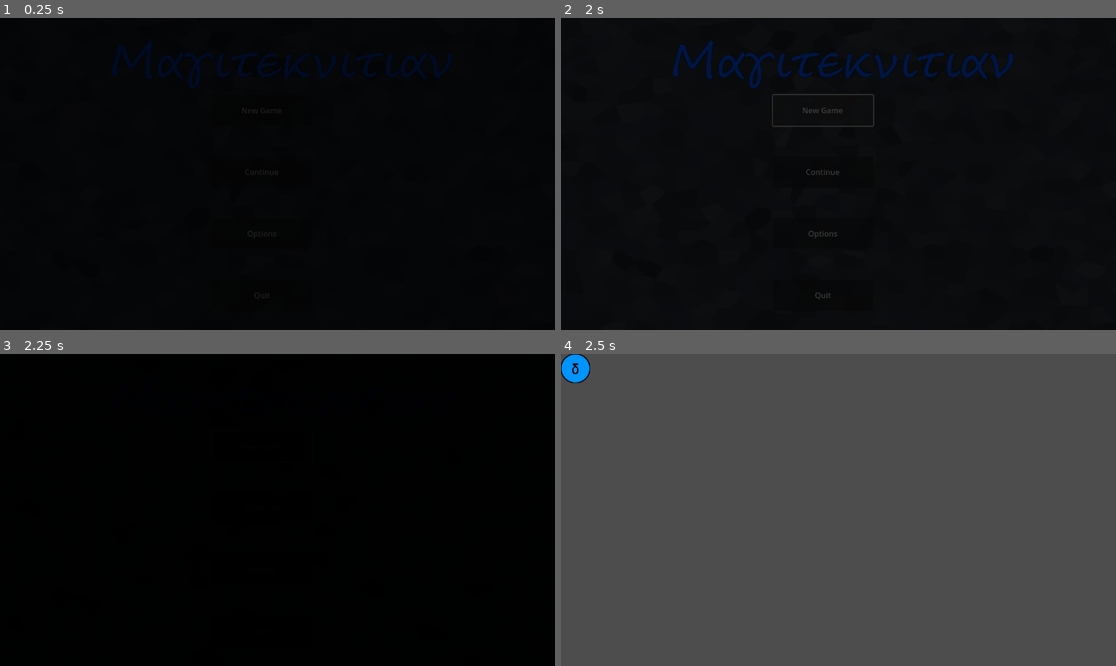
Above: before the commit, frames 1-4 (two rows, left to right).
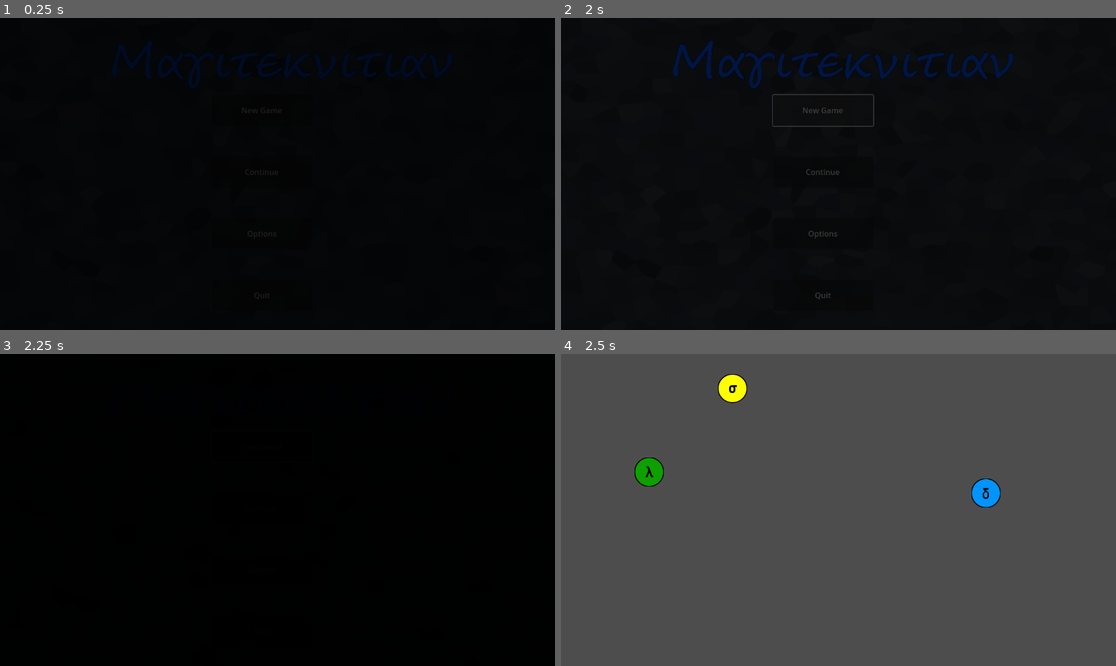
Above: after the commit, the same moments.

Repository: gamma2653/Magiteknician
Game: Godot game, scene res://magiteknician/menus/main_menu.tscn
Two runs of this game, one before a commit and one after it. Both use one fixed random seed, a clock stepped at 60 frames per second and the inputs below.
Inputs:
- Up to frame 1 (0.25 s): no input
- Up to frame 2 (2 s): click "New Game" at 0.5 s; click "New Game" at 1.25 s
- Up to frame 3 (2.25 s): click "Continue" at 2 s
- Up to frame 4 (2.5 s): no input

Frames 1-3 are identical in both runs. In frame 4, 1.6% of the frame differs, in the area x 0-80%, y 0-50%.

Commit message:
Better runes impl.

Diff:
--- a/magiteknician/engine/components/bound_rune.gd
+++ /dev/null
@@ -1,10 +0,0 @@
-@tool
-class_name BoundRune
-extends Rune
-
-@export var unscaled_ticks: int
-
-func _get_configuration_warnings() -> PackedStringArray:
-	var errors = []
-
-	return errors
--- a/magiteknician/engine/components/rune.gd
+++ /dev/null
@@ -1,46 +0,0 @@
-@tool
-class_name Rune
-extends Node2D
-
-enum RuneType {
-	DEVELOPMENT, # δ
-	EQUIVELANCE, # φ
-	PERSISTENCE, # κ
-	DECAY, # λ
-	FLOW, # ρ
-	VARIABILITY, # σ
-	REFRACTION, # θ
-}
-
-@export var rune_type: RuneType
-var texture: TextureRect = null
-
-const SIZE = Vector2(60, 60)
-const RuneToID: Dictionary[RuneType, String] = {
-	RuneType.DEVELOPMENT: "δ",
-	RuneType.EQUIVELANCE: "φ",
-	RuneType.PERSISTENCE: "κ",
-	RuneType.DECAY: "λ",
-	RuneType.FLOW: "ρ",
-	RuneType.VARIABILITY: "σ",
-	RuneType.REFRACTION: "θ"
-}
-
-func init_texture():
-	texture = TextureRect.new()
-	texture.texture = Loader.RESOURCES["img"]["runes"][RuneToID[rune_type]]
-	texture.set_size(SIZE)
-	texture.set_anchors_preset(Control.PRESET_CENTER, true)
-	return texture
-
-# Called when the node enters the scene tree for the first time.
-func _ready() -> void:
-	if not Engine.is_editor_hint():
-		# Initialize textures
-		add_child(init_texture())
-
-func _get_configuration_warnings() -> PackedStringArray:
-	var errors = []
-	if rune_type == null:
-		errors.append("Rune type must be set for any and all runes.")
-	return errors
--- /dev/null
+++ b/magiteknician/engine/components/runes/Decay.tscn
@@ -0,0 +1,27 @@
+[gd_scene load_steps=4 format=3 uid="uid://cg8dyy0alwllv"]
+
+[ext_resource type="Script" uid="uid://b8j3f2c1dnkf5" path="res://magiteknician/engine/components/runes/decay.gd" id="1_ai07g"]
+[ext_resource type="Texture2D" uid="uid://d3757ejqv05ff" path="res://magiteknician/assets/λ.png" id="2_ai07g"]
+
+[sub_resource type="CircleShape2D" id="CircleShape2D_ai07g"]
+radius = 31.016125
+
+[node name="Decay" type="Area2D"]
+script = ExtResource("1_ai07g")
+
+[node name="TextureRect" type="TextureRect" parent="."]
+anchors_preset = 8
+anchor_left = 0.5
+anchor_top = 0.5
+anchor_right = 0.5
+anchor_bottom = 0.5
+offset_left = -30.0
+offset_top = -30.0
+offset_right = 30.0
+offset_bottom = 30.0
+grow_horizontal = 2
+grow_vertical = 2
+texture = ExtResource("2_ai07g")
+
+[node name="CollisionShape2D" type="CollisionShape2D" parent="."]
+shape = SubResource("CircleShape2D_ai07g")
--- /dev/null
+++ b/magiteknician/engine/components/runes/Dev.tscn
@@ -0,0 +1,27 @@
+[gd_scene load_steps=4 format=3 uid="uid://b24xkmserg78o"]
+
+[ext_resource type="Script" uid="uid://c3u4fqv3gpmjt" path="res://magiteknician/engine/components/runes/dev.gd" id="1_pqmxj"]
+[ext_resource type="Texture2D" uid="uid://b1bd7hfj7jjlj" path="res://magiteknician/assets/δ.png" id="2_pqmxj"]
+
+[sub_resource type="CircleShape2D" id="CircleShape2D_pqmxj"]
+radius = 31.016125
+
+[node name="Dev" type="Area2D"]
+script = ExtResource("1_pqmxj")
+
+[node name="TextureRect" type="TextureRect" parent="."]
+anchors_preset = 8
+anchor_left = 0.5
+anchor_top = 0.5
+anchor_right = 0.5
+anchor_bottom = 0.5
+offset_left = -30.0
+offset_top = -30.0
+offset_right = 30.0
+offset_bottom = 30.0
+grow_horizontal = 2
+grow_vertical = 2
+texture = ExtResource("2_pqmxj")
+
+[node name="CollisionShape2D" type="CollisionShape2D" parent="."]
+shape = SubResource("CircleShape2D_pqmxj")
--- /dev/null
+++ b/magiteknician/engine/components/runes/Equiv.tscn
@@ -0,0 +1,27 @@
+[gd_scene load_steps=4 format=3 uid="uid://2stf4shfew61"]
+
+[ext_resource type="Script" uid="uid://co7dm8x02wkuj" path="res://magiteknician/engine/components/runes/equiv.gd" id="1_g4fqi"]
+[ext_resource type="Texture2D" uid="uid://cwlut1qndu25y" path="res://magiteknician/assets/φ.png" id="2_g4fqi"]
+
+[sub_resource type="CircleShape2D" id="CircleShape2D_g4fqi"]
+radius = 31.016125
+
+[node name="Equiv" type="Area2D"]
+script = ExtResource("1_g4fqi")
+
+[node name="TextureRect" type="TextureRect" parent="."]
+anchors_preset = 8
+anchor_left = 0.5
+anchor_top = 0.5
+anchor_right = 0.5
+anchor_bottom = 0.5
+offset_left = -30.0
+offset_top = -30.0
+offset_right = 30.0
+offset_bottom = 30.0
+grow_horizontal = 2
+grow_vertical = 2
+texture = ExtResource("2_g4fqi")
+
+[node name="CollisionShape2D" type="CollisionShape2D" parent="."]
+shape = SubResource("CircleShape2D_g4fqi")
--- /dev/null
+++ b/magiteknician/engine/components/runes/Flow.tscn
@@ -0,0 +1,25 @@
+[gd_scene load_steps=3 format=3 uid="uid://cyirttaw252tf"]
+
+[ext_resource type="Texture2D" uid="uid://d2qkj6cpgkua8" path="res://magiteknician/assets/ρ.png" id="2_0qa2c"]
+
+[sub_resource type="CircleShape2D" id="CircleShape2D_lcf4s"]
+radius = 31.016125
+
+[node name="Flow" type="Area2D"]
+
+[node name="TextureRect" type="TextureRect" parent="."]
+anchors_preset = 8
+anchor_left = 0.5
+anchor_top = 0.5
+anchor_right = 0.5
+anchor_bottom = 0.5
+offset_left = -30.0
+offset_top = -30.0
+offset_right = 30.0
+offset_bottom = 30.0
+grow_horizontal = 2
+grow_vertical = 2
+texture = ExtResource("2_0qa2c")
+
+[node name="CollisionShape2D" type="CollisionShape2D" parent="."]
+shape = SubResource("CircleShape2D_lcf4s")
--- /dev/null
+++ b/magiteknician/engine/components/runes/Persist.tscn
@@ -0,0 +1,27 @@
+[gd_scene load_steps=4 format=3 uid="uid://55fssxj5rr7a"]
+
+[ext_resource type="Script" uid="uid://d2dibggyugp7x" path="res://magiteknician/engine/components/runes/persist.gd" id="1_6sd6d"]
+[ext_resource type="Texture2D" uid="uid://qasyy1sxx15i" path="res://magiteknician/assets/κ.png" id="2_6sd6d"]
+
+[sub_resource type="CircleShape2D" id="CircleShape2D_6sd6d"]
+radius = 31.016125
+
+[node name="Persist" type="Area2D"]
+script = ExtResource("1_6sd6d")
+
+[node name="TextureRect" type="TextureRect" parent="."]
+anchors_preset = 8
+anchor_left = 0.5
+anchor_top = 0.5
+anchor_right = 0.5
+anchor_bottom = 0.5
+offset_left = -30.0
+offset_top = -30.0
+offset_right = 30.0
+offset_bottom = 30.0
+grow_horizontal = 2
+grow_vertical = 2
+texture = ExtResource("2_6sd6d")
+
+[node name="CollisionShape2D" type="CollisionShape2D" parent="."]
+shape = SubResource("CircleShape2D_6sd6d")
--- /dev/null
+++ b/magiteknician/engine/components/runes/Refrac.tscn
@@ -0,0 +1,27 @@
+[gd_scene load_steps=4 format=3 uid="uid://b3rir08bd07qn"]
+
+[ext_resource type="Script" uid="uid://dkx700rfal8y3" path="res://magiteknician/engine/components/runes/refrac.gd" id="1_m78te"]
+[ext_resource type="Texture2D" uid="uid://cbpce202uc1ox" path="res://magiteknician/assets/θ.png" id="2_m78te"]
+
+[sub_resource type="CircleShape2D" id="CircleShape2D_m78te"]
+radius = 31.016125
+
+[node name="Refrac" type="Area2D"]
+script = ExtResource("1_m78te")
+
+[node name="TextureRect" type="TextureRect" parent="."]
+anchors_preset = 8
+anchor_left = 0.5
+anchor_top = 0.5
+anchor_right = 0.5
+anchor_bottom = 0.5
+offset_left = -30.0
+offset_top = -30.0
+offset_right = 30.0
+offset_bottom = 30.0
+grow_horizontal = 2
+grow_vertical = 2
+texture = ExtResource("2_m78te")
+
+[node name="CollisionShape2D" type="CollisionShape2D" parent="."]
+shape = SubResource("CircleShape2D_m78te")
--- /dev/null
+++ b/magiteknician/engine/components/runes/Var.tscn
@@ -0,0 +1,27 @@
+[gd_scene load_steps=4 format=3 uid="uid://bmvdcijndb451"]
+
+[ext_resource type="Script" uid="uid://5iw68u86gtkj" path="res://magiteknician/engine/components/runes/var.gd" id="1_j6u8j"]
+[ext_resource type="Texture2D" uid="uid://dxgmmkrr4aphj" path="res://magiteknician/assets/σ.png" id="2_j6u8j"]
+
+[sub_resource type="CircleShape2D" id="CircleShape2D_j6u8j"]
+radius = 31.016125
+
+[node name="Var" type="Area2D"]
+script = ExtResource("1_j6u8j")
+
+[node name="TextureRect" type="TextureRect" parent="."]
+anchors_preset = 8
+anchor_left = 0.5
+anchor_top = 0.5
+anchor_right = 0.5
+anchor_bottom = 0.5
+offset_left = -30.0
+offset_top = -30.0
+offset_right = 30.0
+offset_bottom = 30.0
+grow_horizontal = 2
+grow_vertical = 2
+texture = ExtResource("2_j6u8j")
+
+[node name="CollisionShape2D" type="CollisionShape2D" parent="."]
+shape = SubResource("CircleShape2D_j6u8j")
--- /dev/null
+++ b/magiteknician/engine/components/runes/decay.gd
@@ -0,0 +1,7 @@
+@tool
+class_name RuneDecay
+extends Rune
+
+func _ready() -> void:
+	super()
+	rune_type = RuneType.DECAY
--- /dev/null
+++ b/magiteknician/engine/components/runes/dev.gd
@@ -0,0 +1,7 @@
+@tool
+class_name RuneDev
+extends Rune
+
+func _ready() -> void:
+	super()
+	rune_type = RuneType.DEVELOPMENT
--- /dev/null
+++ b/magiteknician/engine/components/runes/equiv.gd
@@ -0,0 +1,7 @@
+@tool
+class_name RuneEquiv
+extends Rune
+
+func _ready() -> void:
+	super()
+	rune_type = RuneType.EQUIVELANCE
--- /dev/null
+++ b/magiteknician/engine/components/runes/flow.gd
@@ -0,0 +1,7 @@
+@tool
+class_name RuneFlow
+extends Rune
+
+func _ready() -> void:
+	super()
+	rune_type = RuneType.FLOW
--- /dev/null
+++ b/magiteknician/engine/components/runes/persist.gd
@@ -0,0 +1,7 @@
+@tool
+class_name RunePersist
+extends Rune
+
+func _ready() -> void:
+	super()
+	rune_type = RuneType.PERSISTENCE
--- /dev/null
+++ b/magiteknician/engine/components/runes/refrac.gd
@@ -0,0 +1,7 @@
+@tool
+class_name RuneRefrac
+extends Rune
+
+func _ready() -> void:
+	super()
+	rune_type = RuneType.REFRACTION
--- /dev/null
+++ b/magiteknician/engine/components/runes/rune.gd
@@ -0,0 +1,68 @@
+@tool
+@abstract
+class_name Rune
+extends Area2D
+
+signal config_changed
+
+enum RuneType {
+	DEVELOPMENT, # δ
+	EQUIVELANCE, # φ
+	PERSISTENCE, # κ
+	DECAY, # λ
+	FLOW, # ρ
+	VARIABILITY, # σ
+	REFRACTION, # θ
+}
+
+var rune_type: RuneType
+@export var unscaled_ticks: int = -1:
+	set(val):
+		unscaled_ticks = val
+		update_configuration_warnings()
+		config_changed.emit()
+
+const SIZE = Vector2(60, 60)
+const RuneToID: Dictionary[RuneType, String] = {
+	RuneType.DEVELOPMENT: "δ",
+	RuneType.EQUIVELANCE: "φ",
+	RuneType.PERSISTENCE: "κ",
+	RuneType.DECAY: "λ",
+	RuneType.FLOW: "ρ",
+	RuneType.VARIABILITY: "σ",
+	RuneType.REFRACTION: "θ"
+}
+
+func is_bound():
+	return unscaled_ticks >= 0
+
+# Called when the node enters the scene tree for the first time.
+#func _ready() -> void:
+	#if not Engine.is_editor_hint():
+		### Initialize textures
+		#add_child(init_texture())
+
+func _in_excused_ctx():
+	var parent = get_parent()
+	return parent == null or parent is SubViewport
+
+func in_train():
+	var parent = get_parent()
+	return parent is Train
+
+func _ready():
+	var parent = get_parent()
+	if in_train():
+		var train = parent as Train
+		self.config_changed.connect(train._mark_runes_dirty)
+
+
+func _get_configuration_warnings() -> PackedStringArray:
+	var errors = []
+	if rune_type == null:
+		errors.append("Rune type must be set for any and all runes.")
+	# check for parent
+	#var parent = get_parent()
+	if not in_train() and not _in_excused_ctx():
+		errors.append("Parent node of a rune should be a `Train`.")
+	return errors
--- /dev/null
+++ b/magiteknician/engine/components/runes/var.gd
@@ -0,0 +1,7 @@
+@tool
+class_name RuneVar
+extends Rune
+
+func _ready() -> void:
+	super()
+	rune_type = RuneType.VARIABILITY
--- a/magiteknician/engine/components/train.gd
+++ b/magiteknician/engine/components/train.gd
@@ -2,19 +2,24 @@
 class_name Train  # Distinct from utils.gd/ActionTrain, as this is connected to display content
 extends Node2D
 
-@export var mode: Util.TrainMode
+@export var mode: Util.TrainMode:
+	set(val):
+		mode = val
+		update_configuration_warnings()
 
 #Ahh, love me some caching
 var _runes: Array[Rune] = []
-var _bound_runes: Array[BoundRune] = []
+var _bound_runes: Array[Rune] = []
 var _runes_dirty: bool = true  # Prompt a refresh on first read
 var _ignore_child_updates: bool = false
 
+func _mark_runes_dirty():
+	if not _ignore_child_updates:
+		_runes_dirty = true
+	update_configuration_warnings()
+
 func _ready():
-	var mark_runes_dirty = func():
-		if not _ignore_child_updates:
-			_runes_dirty = true
-	self.child_order_changed.connect(mark_runes_dirty)
+	self.child_order_changed.connect(_mark_runes_dirty)
 
 ## Does a full reset of the internal `_runes` and `_bound_runes` buffers,
 ## reloading from tree.
@@ -24,8 +29,10 @@
 	for child in get_children():
 		if child is Rune:
 			_runes.append(child)
-		if child is BoundRune:
-			_bound_runes.append(child)
+			if child.is_bound():
+				_bound_runes.append(child)
+	_runes_dirty = false
+	update_configuration_warnings()
 	return _runes
 
 func clear_runes():
@@ -34,8 +41,8 @@
 	for rune in runes:
 		remove_child(rune)
 	_ignore_child_updates = old_val
-	# courtesy update from tree
-	_get_runes()
+	## courtesy update from tree
+	#_get_runes()
 #
 func clear_bound_runes():
 	var old_val = _ignore_child_updates
@@ -43,15 +50,15 @@
 	for rune in bound_runes:
 		remove_child(rune)
 	_ignore_child_updates = old_val
-	# courtesy update from tree
-	_get_runes()
+	## courtesy update from tree
+	#_get_runes()
 
 
 var runes: Array[Rune]:
 	get:
-		if not _runes_dirty:
-			return _runes
-		return _get_runes()
+		if _runes_dirty: # or Engine.is_editor_hint():
+			_get_runes()
+		return _runes
 	set(rune_arr):
 		var old_ignore_val = _ignore_child_updates
 		_ignore_child_updates = true
@@ -62,9 +69,9 @@
 		# courtesy update from tree
 		_get_runes()
 #
-var bound_runes: Array[BoundRune]:
+var bound_runes: Array[Rune]:
 	get:
-		if _runes_dirty:
+		if _runes_dirty: # or Engine.is_editor_hint():
 			_get_runes()
 		return _bound_runes
 	set(rune_arr):
@@ -94,16 +101,20 @@
 		errors = []
 	if mode == Util.TrainMode.ACTUAL:
 		# Actuals bypass this check.
-		return errors
+		return
 	if not bound_runes:
 		errors.append("No runes were found on this train. Please add a rune to make this train valid.")
-	#else:
-		#var callback = func(v: Rune):
-			#return Rune.RuneToID[v.rune_type]
-		#errors.append(_runes.map(callback))
+	# check for timing coherency
+	var curr_tick = -1
+	for rune in bound_runes:
+		if rune.unscaled_ticks <= curr_tick:
+			errors.append("Rune [%s] does not pass the coherency check. Prior tick was %d, this one had %d." % [rune.name, curr_tick, rune.unscaled_ticks])
+		curr_tick = rune.unscaled_ticks
+	#print(runes)
+	#print(bound_runes)
+	return
 
 func _get_configuration_warnings() -> PackedStringArray:
 	var errors = []
 	_detect_runes(errors)
-	print(errors)
 	return errors
--- a/magiteknician/engine/level.gd
+++ b/magiteknician/engine/level.gd
@@ -16,7 +16,15 @@
 	var actual_found = false
 	for child in get_children():
 		#errors.append("%s" % [sibling])
+		print("child:")
+		print(child)
+		print(child is Train)
+		print(child is Control)
+		print(child is Node2D)
+		print(type_string(typeof((child))))
 		if child is Train:
+			print("train:")
+			print(child)
 			if child.mode == Util.TrainMode.EXPECTED:
 				expected_found = true
 				expected = child
--- a/magiteknician/levels/level1.tscn
+++ b/magiteknician/levels/level1.tscn
@@ -1,8 +1,10 @@
-[gd_scene load_steps=4 format=3 uid="uid://drw7ji574v55c"]
+[gd_scene load_steps=6 format=3 uid="uid://drw7ji574v55c"]
 
 [ext_resource type="Script" uid="uid://bpj3fb0qb08y1" path="res://magiteknician/engine/level.gd" id="1_51ifa"]
 [ext_resource type="Script" uid="uid://bh0kr6ordtl6o" path="res://magiteknician/engine/components/train.gd" id="2_hf832"]
-[ext_resource type="Script" uid="uid://cbpfpc5haxyir" path="res://magiteknician/engine/components/bound_rune.gd" id="3_hf832"]
+[ext_resource type="PackedScene" uid="uid://cg8dyy0alwllv" path="res://magiteknician/engine/components/runes/Decay.tscn" id="3_5imty"]
+[ext_resource type="PackedScene" uid="uid://bmvdcijndb451" path="res://magiteknician/engine/components/runes/Var.tscn" id="4_wu5iw"]
+[ext_resource type="PackedScene" uid="uid://b24xkmserg78o" path="res://magiteknician/engine/components/runes/Dev.tscn" id="5_p6fej"]
 
 [node name="Level1" type="Node2D"]
 script = ExtResource("1_51ifa")
@@ -12,17 +14,19 @@
 script = ExtResource("2_hf832")
 metadata/_custom_type_script = "uid://bh0kr6ordtl6o"
 
-[node name="1" type="Node2D" parent="Expected"]
-script = ExtResource("3_hf832")
-metadata/_custom_type_script = "uid://cbpfpc5haxyir"
+[node name="1" parent="Expected" instance=ExtResource("3_5imty")]
+position = Vector2(183, 245)
+unscaled_ticks = 0
 
-[node name="2" type="Node2D" parent="Expected"]
-script = ExtResource("3_hf832")
-metadata/_custom_type_script = "uid://cbpfpc5haxyir"
+[node name="2" parent="Expected" instance=ExtResource("4_wu5iw")]
+position = Vector2(356, 72)
+unscaled_ticks = 1
+
+[node name="3" parent="Expected" instance=ExtResource("5_p6fej")]
+position = Vector2(882, 289)
+unscaled_ticks = 2
 
 [node name="Actual" type="Node2D" parent="."]
 script = ExtResource("2_hf832")
 mode = 1
 metadata/_custom_type_script = "uid://bh0kr6ordtl6o"
-
-[connection signal="child_order_changed" from="Expected" to="." method="_on_expected_child_order_changed"]
Not shown, removed: magiteknician/engine/components/bound_rune.gd.uid
Not shown, added: magiteknician/engine/components/runes/decay.gd.uid
Not shown, added: magiteknician/engine/components/runes/dev.gd.uid
Not shown, added: magiteknician/engine/components/runes/equiv.gd.uid
Not shown, added: magiteknician/engine/components/runes/flow.gd.uid
Not shown, added: magiteknician/engine/components/runes/persist.gd.uid
Not shown, added: magiteknician/engine/components/runes/refrac.gd.uid
Renamed: magiteknician/engine/components/rune.gd.uid -> magiteknician/engine/components/runes/rune.gd.uid
Not shown, added: magiteknician/engine/components/runes/var.gd.uid
